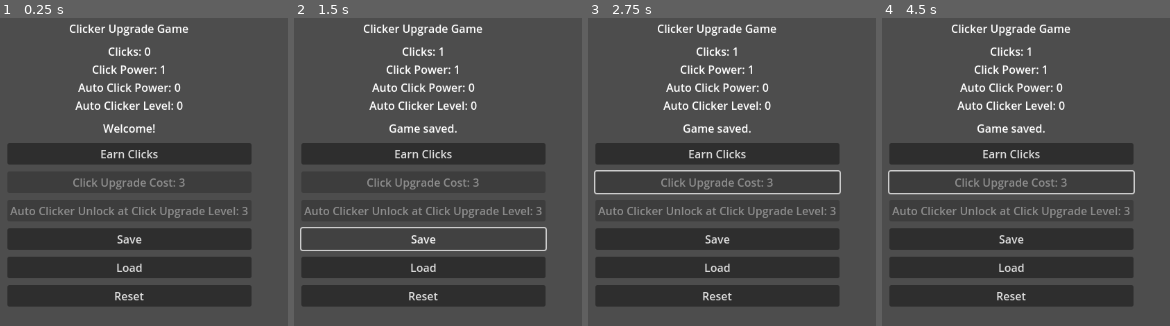
Above: before the commit, frames 1-4 (left to right).
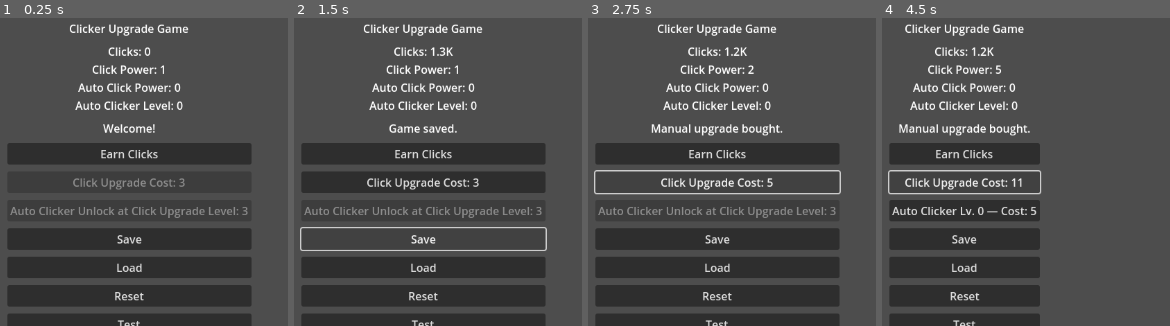
Above: after the commit, the same moments.

Repository: fehudma/godot_projects
Game: Godot game, scene res://Scenes/main.tscn
Two runs of this game, one before a commit and one after it. Both use one fixed random seed, a clock stepped at 60 frames per second and the inputs below.
Inputs (mouse positions are in pixels of both pictures, inside the frame that each line leads up to):
- Up to frame 1 (0.25 s): no input
- Up to frame 2 (1.5 s): click "Earn Clicks" at 0.5 s; click "Save" at 1.25 s
- Up to frame 3 (2.75 s): click (717, 181) at 2 s, where only the run after the commit has a clickable "Click Upgrade Cost: 3"
- Up to frame 4 (4.5 s): click (1011, 181) at 2.75 s, where only the run after the commit has a clickable "Click Upgrade Cost: 5"; click (1011, 181) at 3.5 s, where only the run after the commit has a clickable "Click Upgrade Cost: 7"; click (1026, 181) at 4.25 s, where only the run after the commit has a clickable "Click Upgrade Cost: 9"

The runs differ from the first frame. In frame 1, 3.3% of the frame differs, in the area x 2-88%, y 96-100%; in frame 2, 4.0%; in frame 3, 5.0%; in frame 4, 19%, in the area x 2-88%, y 1-100%.

Commit message:
all necessary numbers are now formatted to k and M

Diff:
--- a/Scenes/main.tscn
+++ b/Scenes/main.tscn
@@ -62,10 +62,15 @@
 layout_mode = 2
 text = "Reset"
 
+[node name="TestButton" type="Button" parent="VBoxContainer"]
+layout_mode = 2
+text = "Test"
+
 [node name="PassiveIncomeTimer" type="Timer" parent="."]
 
 [connection signal="pressed" from="VBoxContainer/AutoClickerButton" to="." method="_on_auto_clicker_button_pressed"]
 [connection signal="pressed" from="VBoxContainer/SaveButton" to="." method="_on_save_button_pressed"]
 [connection signal="pressed" from="VBoxContainer/LoadButton" to="." method="_on_load_button_pressed"]
 [connection signal="pressed" from="VBoxContainer/ResetButton" to="." method="_on_reset_button_pressed"]
+[connection signal="pressed" from="VBoxContainer/TestButton" to="." method="_on_test_button_pressed"]
 [connection signal="timeout" from="PassiveIncomeTimer" to="." method="_on_passive_income_timer_timeout"]
--- a/Scripts/main.gd
+++ b/Scripts/main.gd
@@ -49,10 +49,13 @@
 	update_upgrade_button()
 	update_buy_auto_clicker_button()
 
-#========================================helper functions
+#========================================HELPERs functions
+#
+func show_message(message: String) -> void:
+	message_label.text = message
 #
 func update_stats_label() -> void:
-	stats_label.text = "Clicks: " + str(clicks) + "\nClick Power: " + str(clicks_per_click) + "\nAuto Click Power: " + str(passive_clicks_per_tick) + "\nAuto Clicker Level: " + str(auto_clicker_level)
+	stats_label.text = "Clicks: " + format_number(clicks) + "\nClick Power: " + format_number(clicks_per_click) + "\nAuto Click Power: " + format_number(passive_clicks_per_tick) + "\nAuto Clicker Level: " + format_number(auto_clicker_level)
 #
 func update_upgrade_button() -> void:
 	upgrade_button.text = "Click Upgrade Cost: " + format_number(upgrade_cost)
@@ -70,7 +73,7 @@
 		auto_clicker_button.text = "Auto Clicker Unlock at Click Upgrade Level: " + str(AUTO_CLICKER_UNLOCK_LEVEL)
 		auto_clicker_button.disabled = true
 	else:
-		auto_clicker_button.text = "Auto Clicker Lv. " + str(auto_clicker_level) + " — Cost: " + str(auto_clicker_cost)
+		auto_clicker_button.text = "Auto Clicker Lv. " + format_number(auto_clicker_level) + " — Cost: " + format_number(auto_clicker_cost)
 		auto_clicker_button.disabled = not can_afford_auto_clicker()
 #
 func start_passive_income_timer() -> void:
@@ -112,7 +115,7 @@
 func reset_game() -> void:
 	reset_game_values()
 	stop_passive_income_timer()
-	message_label.text = "Game Reset."
+	message_label.text = "Game reset."
 	update_ui()
 
 func format_number(value: int) -> String:
@@ -186,6 +189,11 @@
 	print(format_number(999_950_000))
 	print(format_number(999_999_999))
 	print("=============")
+	clicks = 1_250
+	print(clicks)
+	print(typeof(clicks))
+	print(format_number(clicks))
+
 
 # on-click functionality
 func _on_click_button_pressed() -> void:
@@ -200,7 +208,7 @@
 		var was_unlocked: bool = is_auto_clicker_unlocked()
 		buy_upgrade()
 		if not was_unlocked and is_auto_clicker_unlocked():
-			message_label.text = "Manual Upgrade Bought and Auto Clicker Unlocked"
+			message_label.text = "Manual upgrade bought and auto clicker unlocked."
 		update_ui()
 
 func _on_save_button_pressed() -> void:
@@ -213,12 +221,12 @@
 		return
 
 	save_file.store_string(json_text)
-	message_label.text = "Game saved."
+	show_message("Game saved.")
 
 
 func _on_load_button_pressed() -> void:
 	if not FileAccess.file_exists(SAVE_FILE_PATH):
-		message_label.text = "No Savefile exists"
+		message_label.text = "No Savefile exists."
 		return
 
 	var save_file: FileAccess = FileAccess.open(SAVE_FILE_PATH, FileAccess.READ)
@@ -232,7 +240,7 @@
 	var loaded_data: Variant = JSON.parse_string(json_text)
 
 	if typeof(loaded_data) != TYPE_DICTIONARY:
-		message_label.text = "Save file is invalid!"
+		message_label.text = "Save file is invalid."
 		return
 
 	var save_data: Dictionary = loaded_data
@@ -259,7 +267,7 @@
 	restore_passive_income_timer()
 
 	update_ui()
-	message_label.text = "Game loaded!"
+	message_label.text = "Game loaded."
 
 
 func _on_reset_button_pressed() -> void:
@@ -267,9 +275,9 @@
 
 func show_click_message() -> void:
 	if clicks_per_click == 1:
-		message_label.text = "+" + str(clicks_per_click) + " click!"
+		message_label.text = "+" + format_number(clicks_per_click) + " click!"
 	else:
-		message_label.text = "+" + str(clicks_per_click) + " clicks!"
+		message_label.text = "+" + format_number(clicks_per_click) + " clicks!"
 
 func can_afford_upgrade() -> bool:
 	return clicks >= upgrade_cost
@@ -282,14 +290,14 @@
 	clicks_per_click += CLICKS_PER_CLICK_INCREASE
 	upgrade_cost += UPGRADE_COST_INCREASE
 	manual_upgrade_level += MANUAL_UPGRADE_LEVEL
-	message_label.text = "Manual Upgrade bought!"
+	message_label.text = "Manual upgrade bought."
 
 func buy_auto_clicker() -> void:
 	clicks -= auto_clicker_cost
 	passive_clicks_per_tick += PASSIVE_CLICKS_INCREASE
 	auto_clicker_cost += AUTO_CLICKER_COST_INCREASE
 	auto_clicker_level += 1
-	message_label.text = "Auto Clicker bought!"
+	message_label.text = "Auto clicker bought."
 
 func _on_passive_income_timer_timeout() -> void:
 	# passive-income logic
@@ -305,3 +313,9 @@
 		buy_auto_clicker()
 		start_passive_income_timer()
 		update_ui()
+
+
+func _on_test_button_pressed() -> void:
+	clicks = 1_250
+	clicks_per_click = 999
+	update_ui()
